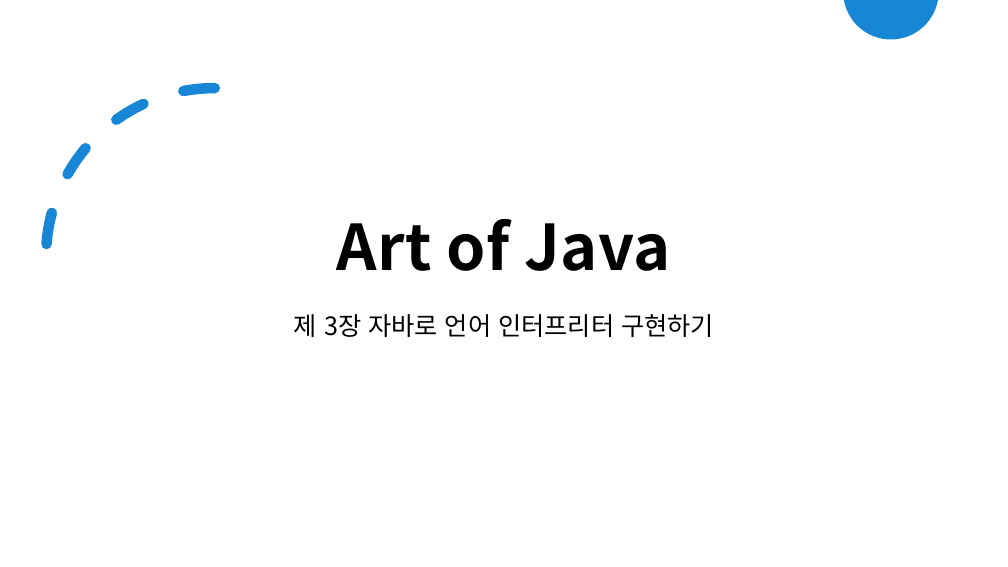
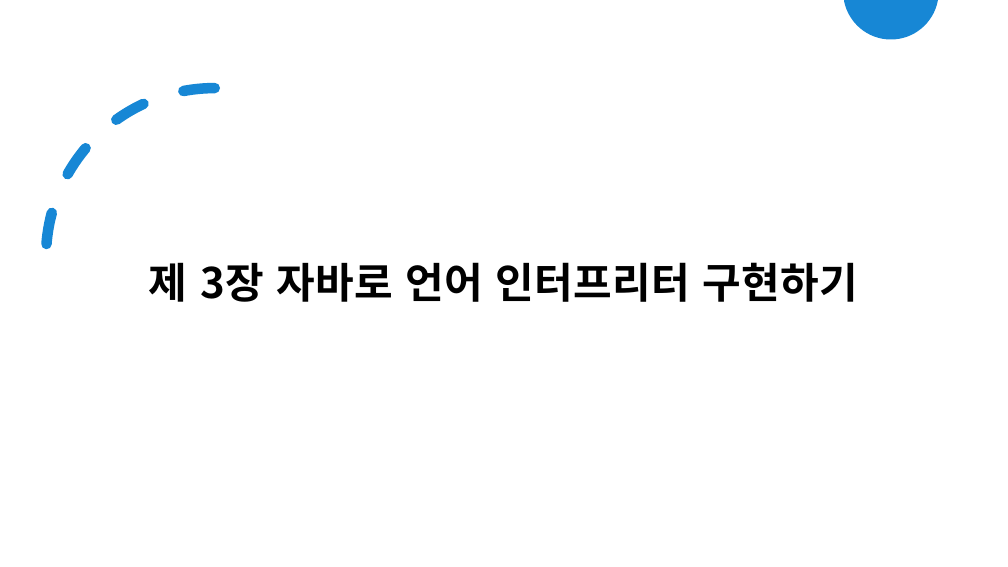
Before and after one commit to chaewon12/art-of-Java, a slide deck: slide 2 of Chapter03/CH03(22.01.03).pptx (slide 1 before the commit). Drawn at 1008x567 pixels with LibreOffice and Linux fonts; fonts in the diff are those of the drawing. Boxes give left, top, right and bottom in pixels: in the first picture for what was removed or moved away, otherwise in the second. Text is boxed around its words. In the diff, an @@ line names an element or a change of style, - is before the commit and + after.

```diff
--- a/Chapter03/CH03(22.01.03).pptx
+++ b/Chapter03/CH03(22.01.03).pptx
@@ title "제 3장 자바로 언어 인터프리터 ..." moved from (x1=294, y1=314, x2=714, y2=337) to (x1=149, y1=262, x2=858, y2=302) @@
@@ title "제 3장 자바로 언어 인터프리터 ..." at (x1=149, y1=262, x2=858, y2=302): size 24 to 40 pt, letter spacing 0 to 0.4 pt, bold on; line spacing 1.1 to 1.05; less space between paragraphs; vertical alignment top to bottom @@
@@ title removed at (x1=337, y1=219, x2=671, y2=271) @@
-Art of Java
```
Also in this commit, not shown: 11 other slides changed, 1 slide added, 2 other files.
